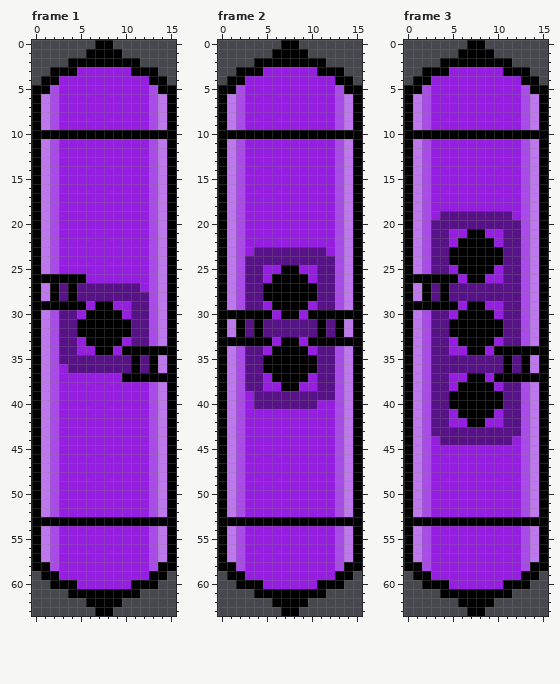
Two states of a pixel-art file, Res/Aseprite/Cars/TankCarPurple.aseprite. The picture above is the old version.
16x64 pixels, 3 frames. Shown: frame 1, frame 2, frame 3.
New version:
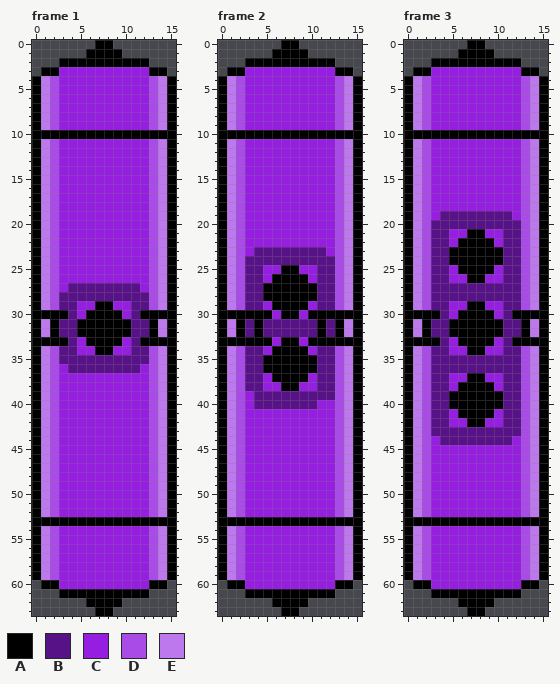
Palette (. is transparent): A #000000  B #581287  C #961ee1  D #a94be7  E #be78ed
Edits made:
Frame 1, layers "Details", "Colors", "Platform":
y 2: x 3 . -> A; x 12 . -> A
y 3: x 1 . -> A; x 3..4 AA -> CC; x 11..12 AA -> CC; x 14 . -> A
y 4: x 0..2 .AA -> AED; x 13..15 AA. -> DEA
y 5: x 1 A -> E; x 14 A -> E
y 26: x 1..5 AAAAA -> EDCCC
y 27: x 2..4 ABA -> DCB
y 28: x 2 A -> D; x 4 A -> B
y 29: x 1..5 AAAAA -> EDBBC
y 30: x 1..3 EDB -> AAA; x 12..14 BDE -> AAA
y 31..32: x 2 D -> A; x 13 D -> A
y 33: x 1..3 EDB -> AAA; x 12..14 BDE -> AAA
y 34: x 10..14 AAAAA -> CBBDE
y 35: x 11 A -> B; x 13 A -> D
y 36: x 11..13 ABA -> BCD
y 37: x 10..14 AAAAA -> CCCDE
y 58: x 1 A -> E; x 14 A -> E
y 59: x 0..2 .AA -> AED; x 13..15 AA. -> DEA
y 60: x 1 . -> A; x 3..4 AA -> CC; x 11..12 AA -> CC; x 14 . -> A
y 61: x 3 . -> A; x 12 . -> A
Frame 2, layers "Colors", "Platform":
y 2: x 3 . -> A; x 12 . -> A
y 3: x 1 . -> A; x 3..4 AA -> CC; x 11..12 AA -> CC; x 14 . -> A
y 4: x 0..2 .AA -> AED; x 13..15 AA. -> DEA
y 5: x 1 A -> E; x 14 A -> E
y 58: x 1 A -> E; x 14 A -> E
y 59: x 0..2 .AA -> AED; x 13..15 AA. -> DEA
y 60: x 1 . -> A; x 3..4 AA -> CC; x 11..12 AA -> CC; x 14 . -> A
y 61: x 3 . -> A; x 12 . -> A
Frame 3, layers "Details", "Colors", "Platform":
y 2: x 3 . -> A; x 12 . -> A
y 3: x 1 . -> A; x 3..4 AA -> CC; x 11..12 AA -> CC; x 14 . -> A
y 4: x 0..2 .AA -> AED; x 13..15 AA. -> DEA
y 5: x 1 A -> E; x 14 A -> E
y 26: x 1..5 AAAAA -> EDBBC
y 27..28: x 2 A -> D; x 4 A -> B
y 29: x 1..5 AAAAA -> EDBBC
y 30: x 1..3 EDB -> AAA; x 12..14 BDE -> AAA
y 31..32: x 2 D -> A; x 13 D -> A
y 33: x 1..3 EDB -> AAA; x 12..14 BDE -> AAA
y 34: x 10..14 AAAAA -> CBBDE
y 35..36: x 11 A -> B; x 13 A -> D
y 37: x 10..14 AAAAA -> CBBDE
y 58: x 1 A -> E; x 14 A -> E
y 59: x 0..2 .AA -> AED; x 13..15 AA. -> DEA
y 60: x 1 . -> A; x 3..4 AA -> CC; x 11..12 AA -> CC; x 14 . -> A
y 61: x 3 . -> A; x 12 . -> A
